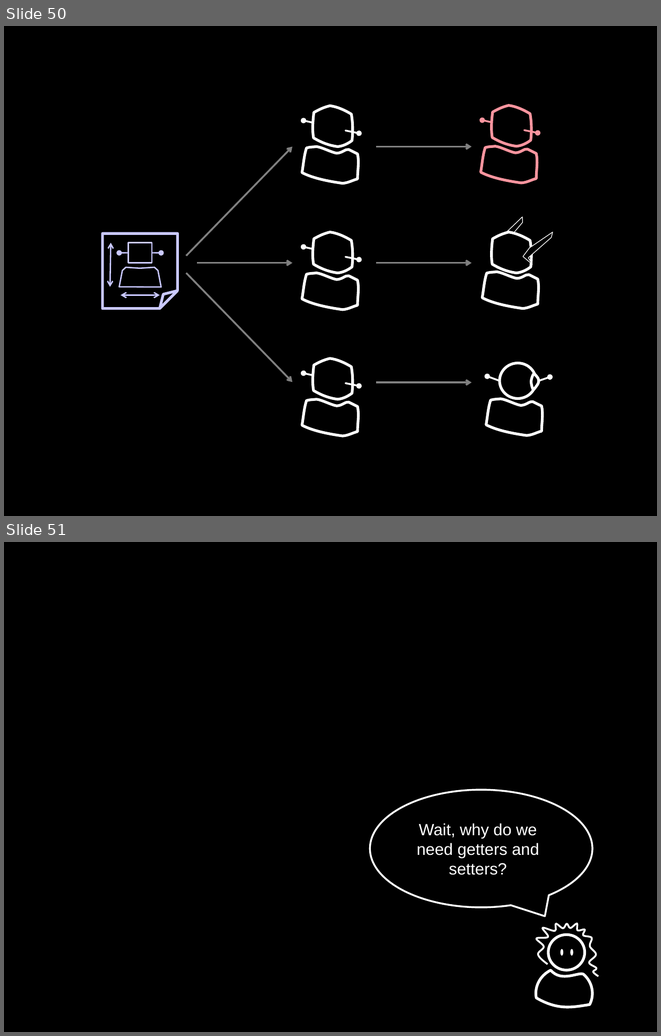
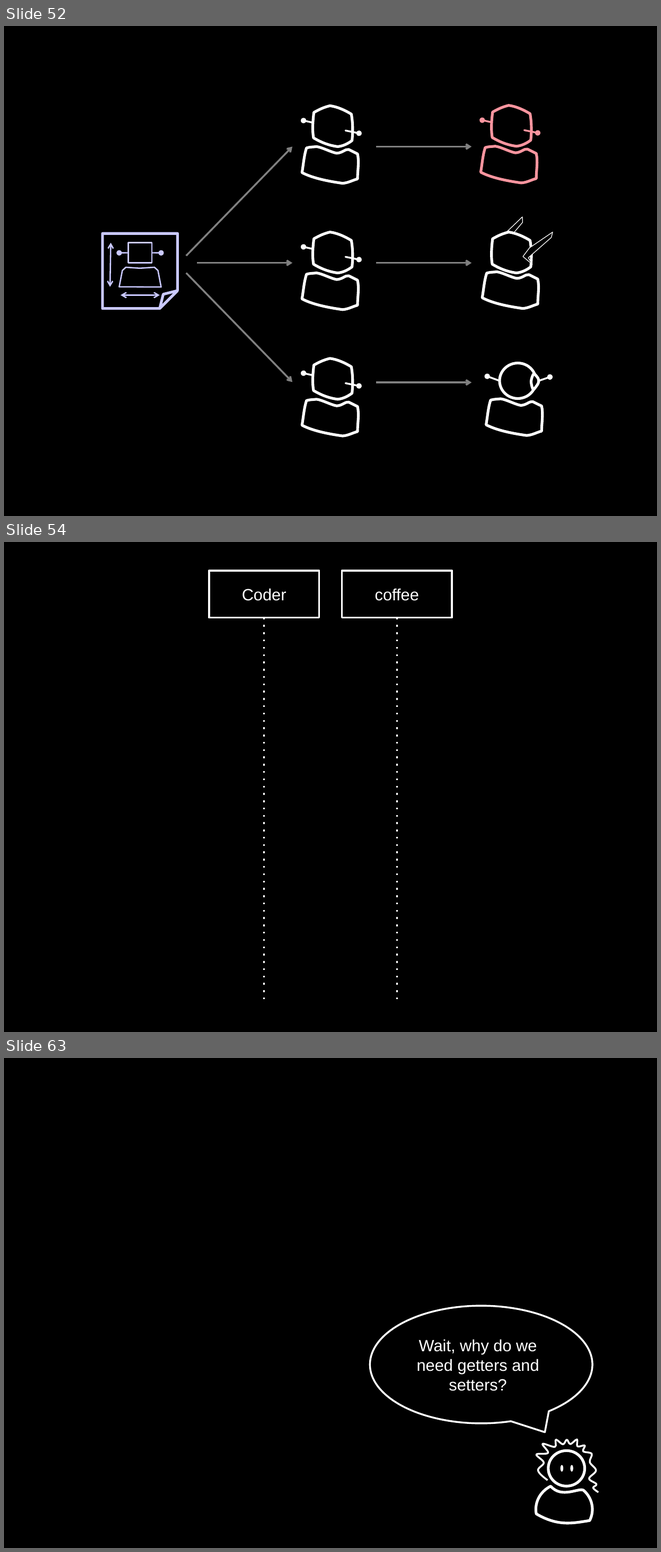
Before and after one commit to socketwench/OOPforObjectHaters, a slide deck: src/OOPforObjectHaters.pptx. Shown one above the other, each under a label of ours: slides 50 and 51 before the commit, slides 52, 54 and 63 after it; the slides between them are not shown. The pictures are 661x1036 and 661x1552 pixels, drawn with LibreOffice and Linux fonts; fonts in the diff are those of the drawing. Boxes give left, top, right and bottom in pixels: in the first picture for what was removed or moved away, otherwise in the second. Text is boxed around its words. In the diff, an @@ line names an element or a change of style, - is before the commit and + after.

```diff
--- a/src/OOPforObjectHaters.pptx
+++ b/src/OOPforObjectHaters.pptx
@@ slide 54 added at (4,542,657,1032), background #000000 @@
@@ rectangle added at (209,571,319,618), outline #FFFFFF 2 pt, 18 pt, text #FFFFFF @@
+Coder
@@ rectangle added at (342,571,452,618), outline #FFFFFF 2 pt, 18 pt, text #FFFFFF @@
+coffee
@@ line added from (264, 618) to (264, 1003), #FFFFFF 2 pt dashed @@
@@ line added from (397, 618) to (397, 1003), #FFFFFF 2 pt dashed @@
@@ what was slide 50 is now slide 52 @@
@@ what was slide 51 is now slide 63 @@
```
Also in this commit, not shown: 1 slide changed, 11 other slides added, 11 other files.
